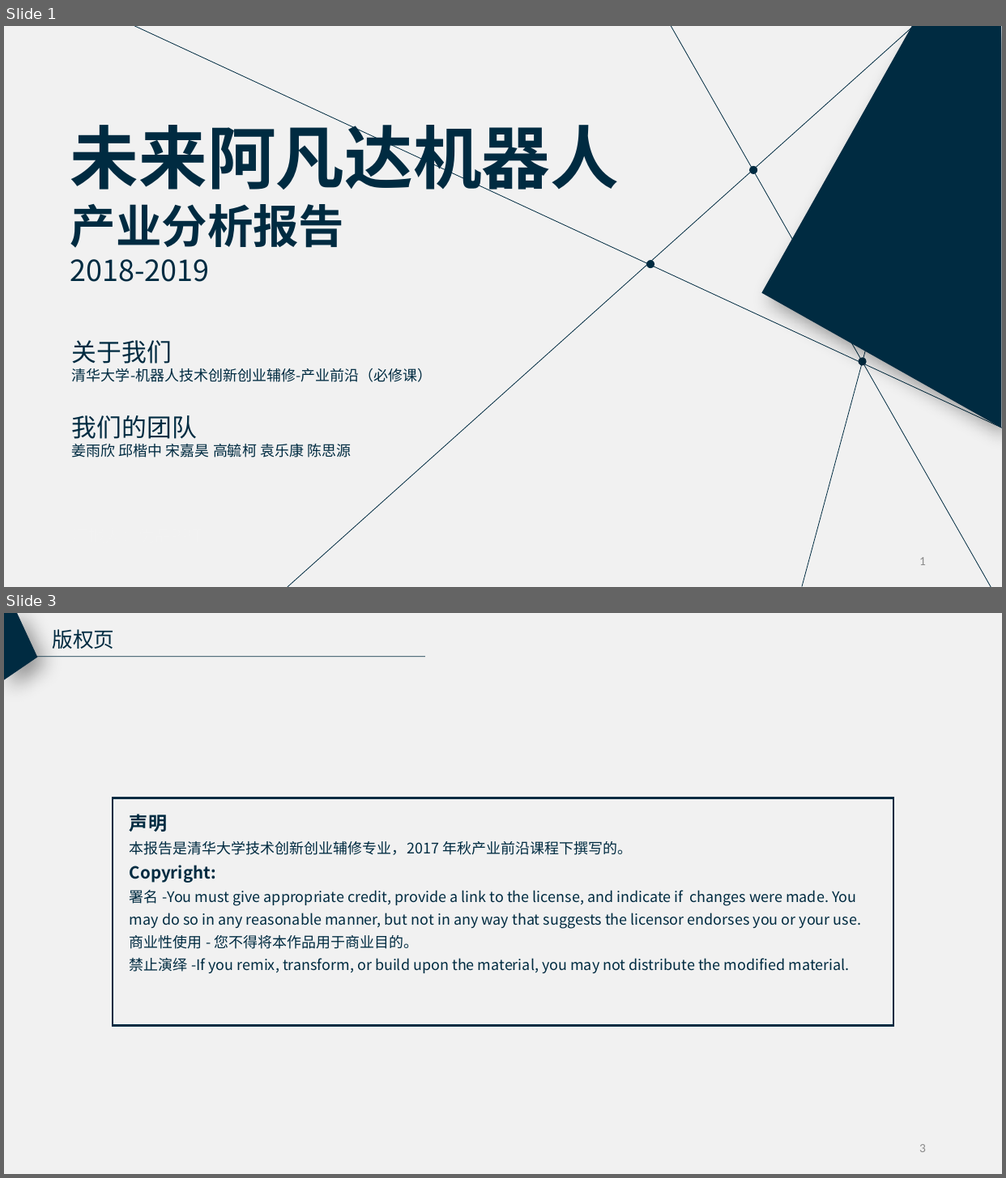
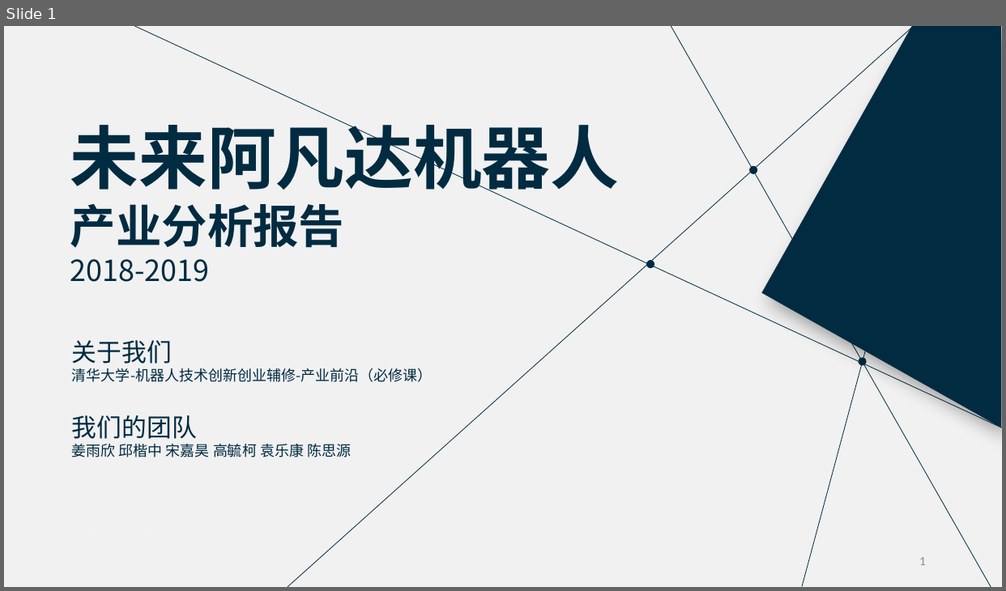
Before and after one commit to RunTimeError2/Avabot---Industry-Frontier, a slide deck: 未来阿凡达机器人_产业调研报告试验稿.pptx. Shown one above the other, each under a label of ours: slides 1 and 3 before the commit, slide 1 after it; the slides between them are not shown. The pictures are 1006x1178 and 1006x591 pixels, drawn with LibreOffice and Linux fonts; fonts in the diff are those of the drawing. Boxes give left, top, right and bottom in pixels: in the first picture for what was removed or moved away, otherwise in the second. Text is boxed around its words. In the diff, an @@ line names an element or a change of style, - is before the commit and + after.

```diff
--- a/未来阿凡达机器人_产业调研报告试验稿.pptx
+++ b/未来阿凡达机器人_产业调研报告试验稿.pptx
@@ slide 3 removed at [4, 613, 1002, 1174], background #F1F1F1 @@
@@ freeform shape removed at [4, 613, 38, 680] @@
@@ text removed at [52, 629, 114, 649] @@
-版权页
@@ line removed from (20, 657) to (425, 657) @@
@@ rectangle removed at [113, 798, 893, 1025] @@
@@ text removed at [130, 814, 861, 973] @@
-声明
-本报告是清华大学技术创新创业辅修专业，2017 年秋产业前沿课程下撰写的。
-Copyright:
-署名 -You must give appropriate credit, provide a link to the license, and indicate if changes were made. You may do so in any reasonable manner, but not in any way that suggests the licensor endorses you or your use.
-商业性使用 - 您不得将本作品用于商业目的。
-禁止演绎 -If you remix, transform, or build upon the material, you may not distribute the modified material.
@@ page number removed at [919, 1144, 926, 1152] @@
-3
```
Also in this commit, not shown: 3 slides changed, 1 other slide removed, 2 other files.
